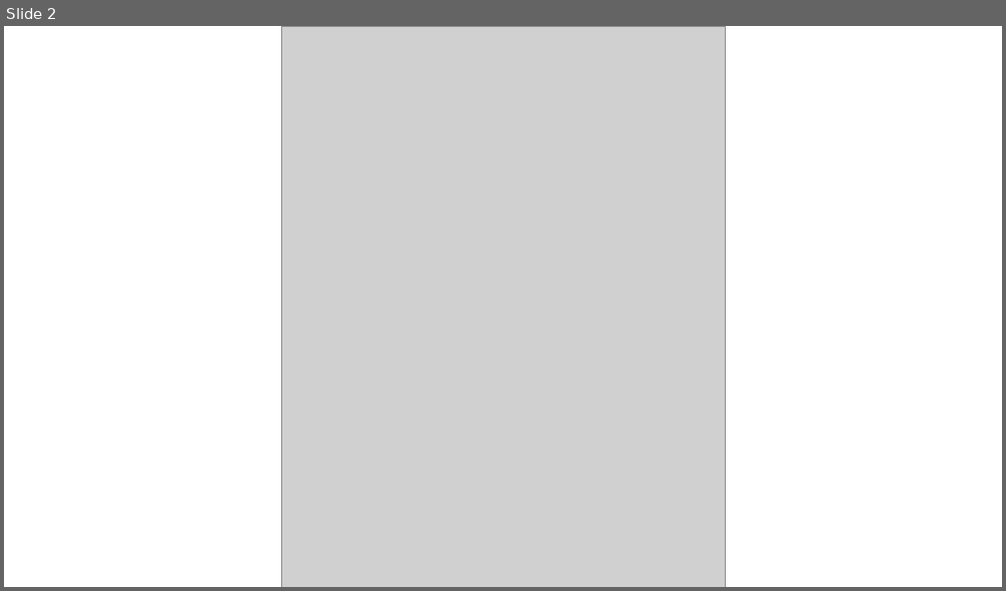
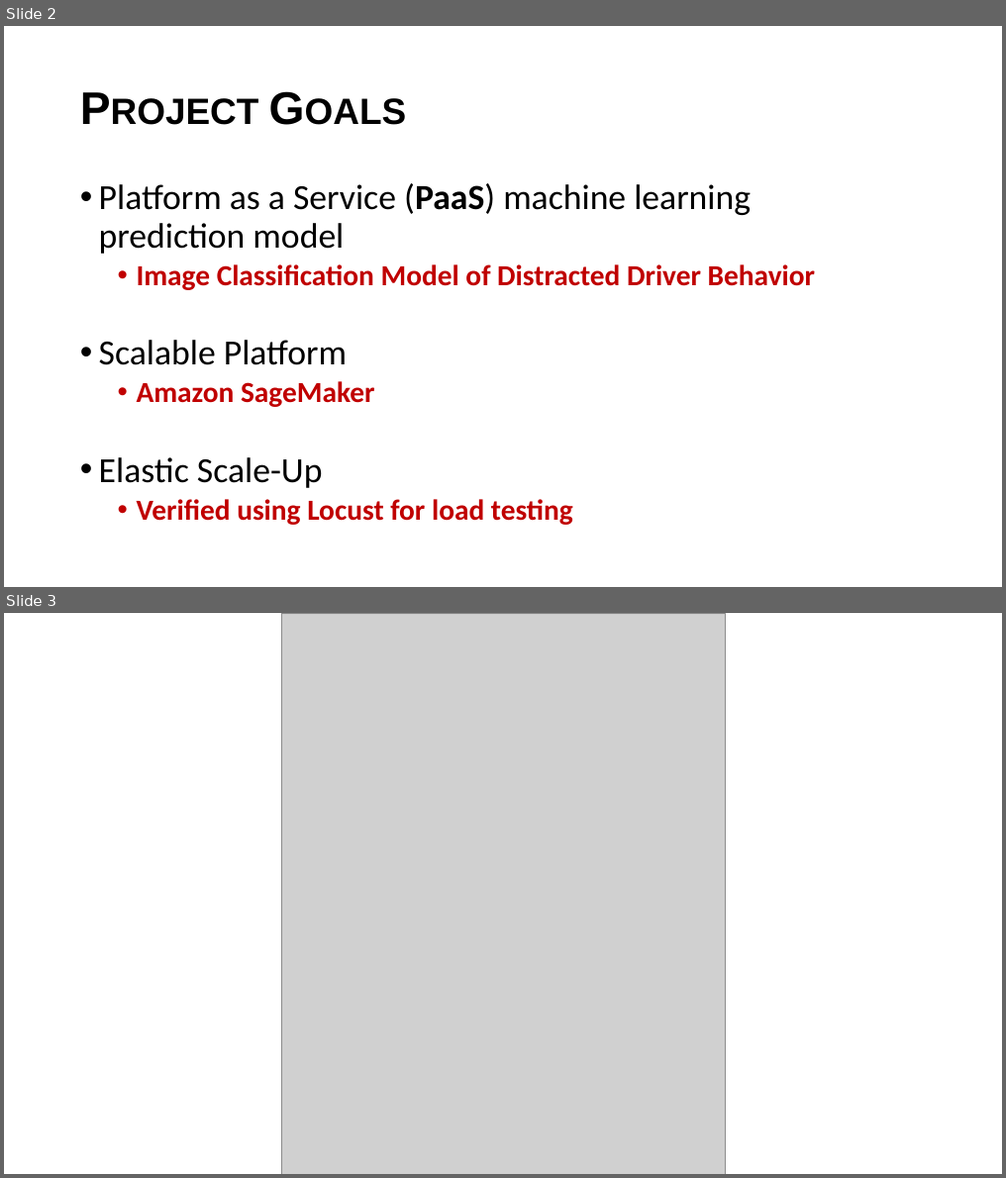
Before and after one commit to DSBA-6190-Final-Project-Team/DSBA-6190_Final-Project, a slide deck: presentation/Final Video Presentation.pptx. Shown one above the other, each under a label of ours: slide 2 before the commit, slides 2 and 3 after it. The pictures are 1006x591 and 1006x1178 pixels, drawn with LibreOffice and Linux fonts; fonts in the diff are those of the drawing; grey boxes stand for pictures. Boxes give left, top, right and bottom in pixels: in the first picture for what was removed or moved away, otherwise in the second. Text is boxed around its words. In the diff, an @@ line names an element or a change of style, - is before the commit and + after.

```diff
--- a/presentation/Final Video Presentation.pptx
+++ b/presentation/Final Video Presentation.pptx
@@ slide 2 added at (4,26,1002,587), background #FFFFFF @@
@@ title added at (73,56,934,165), 44 pt, text #000000, bold, small capitals @@
+Project Goals
@@ text added at (99,183,815,525), 28 pt, text #C00000, bold @@
+• Platform as a Service (PaaS) machine learning
+  prediction model
+  • Image Classification Model of Distracted Driver Behavior
+• Scalable Platform
+  • Amazon SageMaker
+• Elastic Scale-Up
+  • Verified using Locust for load testing
@@ what was slide 2 is now slide 3 @@
```
Also in this commit, not shown: 14 slides changed, 5 other slides added, 3 slides removed, 9 other files.
